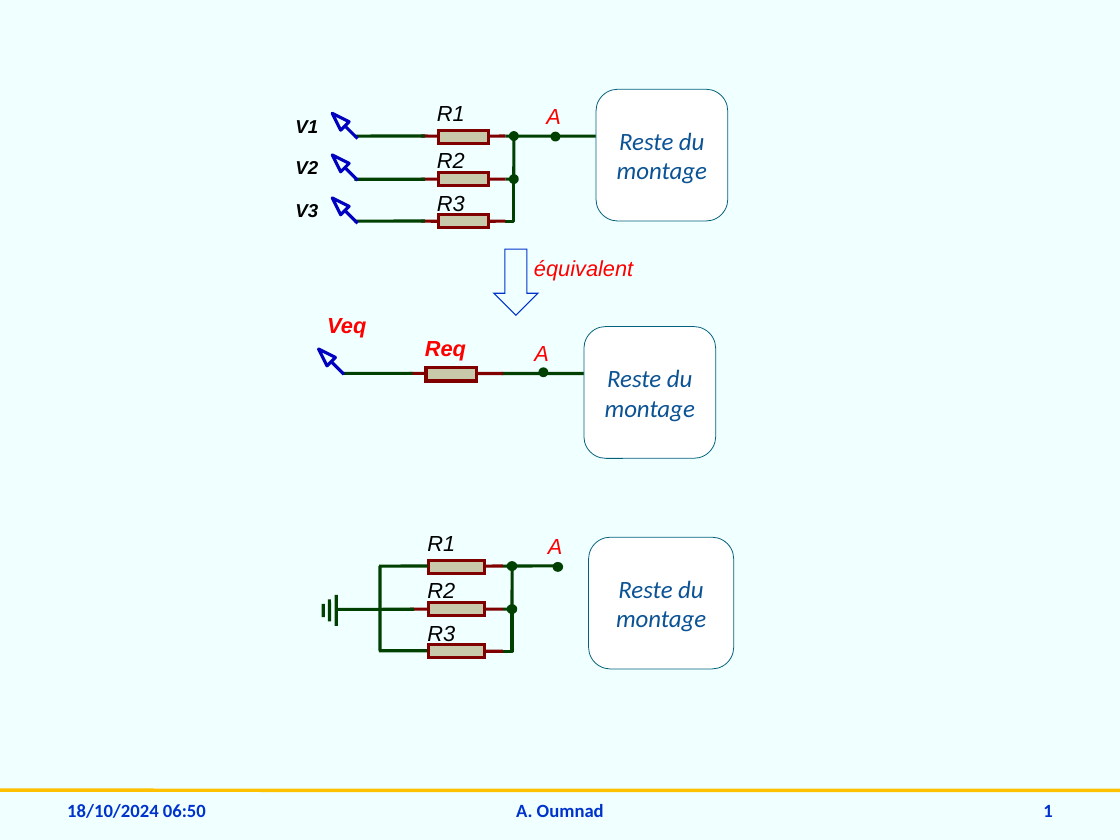
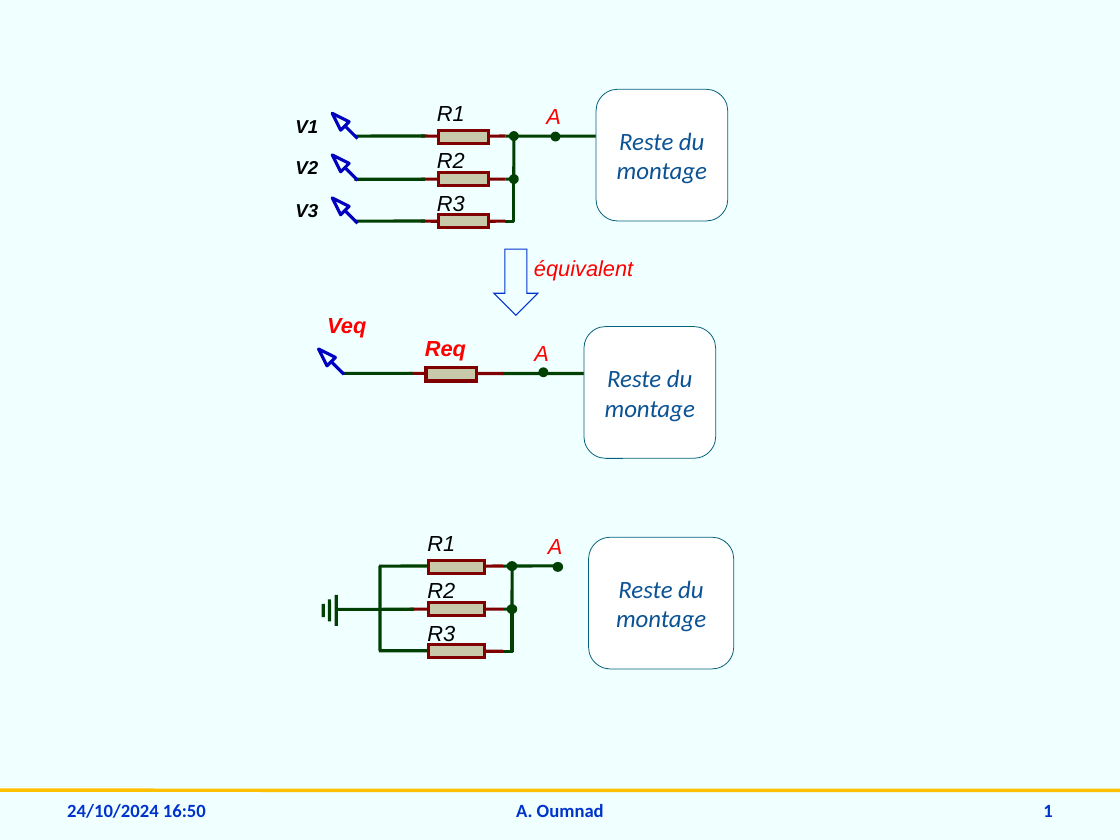
Before and after one commit to aoumnad/tutos, a slide deck: slide 1 of ELECTRONIQUE/IMAGES/Schemas.pptx. Drawn at 1120x840 pixels with LibreOffice and Linux fonts; fonts in the diff are those of the drawing. Boxes give left, top, right and bottom in pixels: in the first picture for what was removed or moved away, otherwise in the second. Text is boxed around its words. In the diff, an @@ line names an element or a change of style, - is before the commit and + after.

```diff
--- a/ELECTRONIQUE/IMAGES/Schemas.pptx
+++ b/ELECTRONIQUE/IMAGES/Schemas.pptx
@@ text at [67, 804, 206, 818]: text changed @@
-18/10/2024 06:50
+24/10/2024 16:50
```
Also in this commit, not shown: 2 other slides changed, 34 other files.
